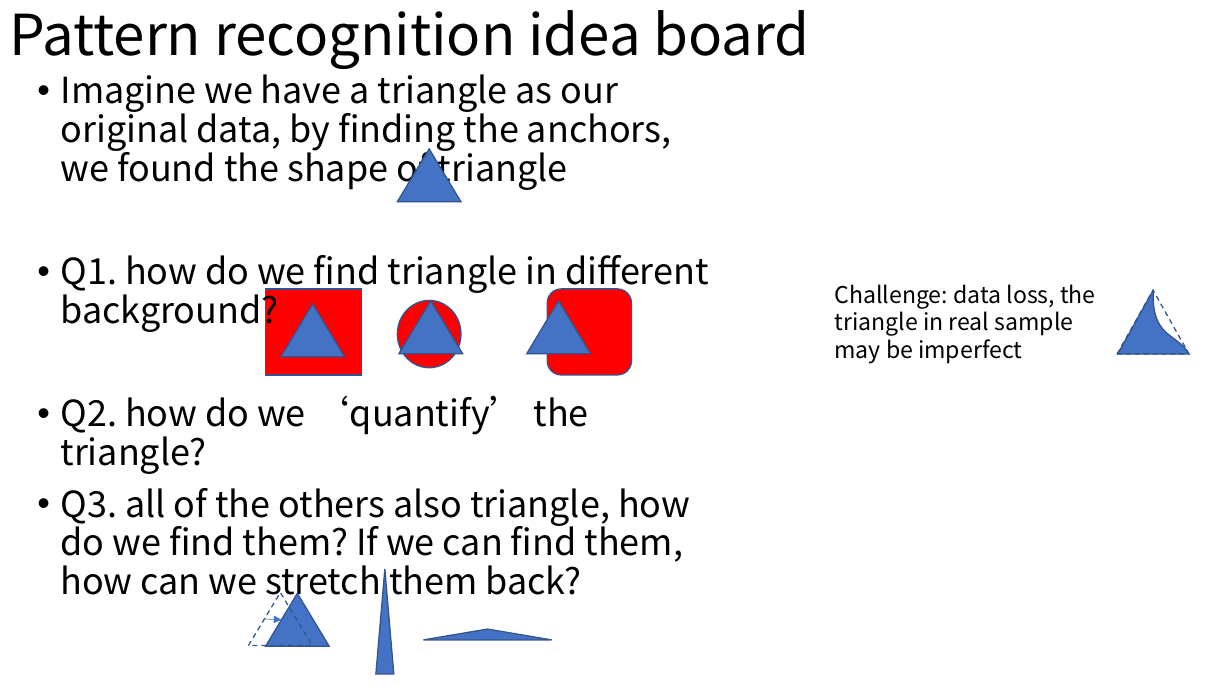
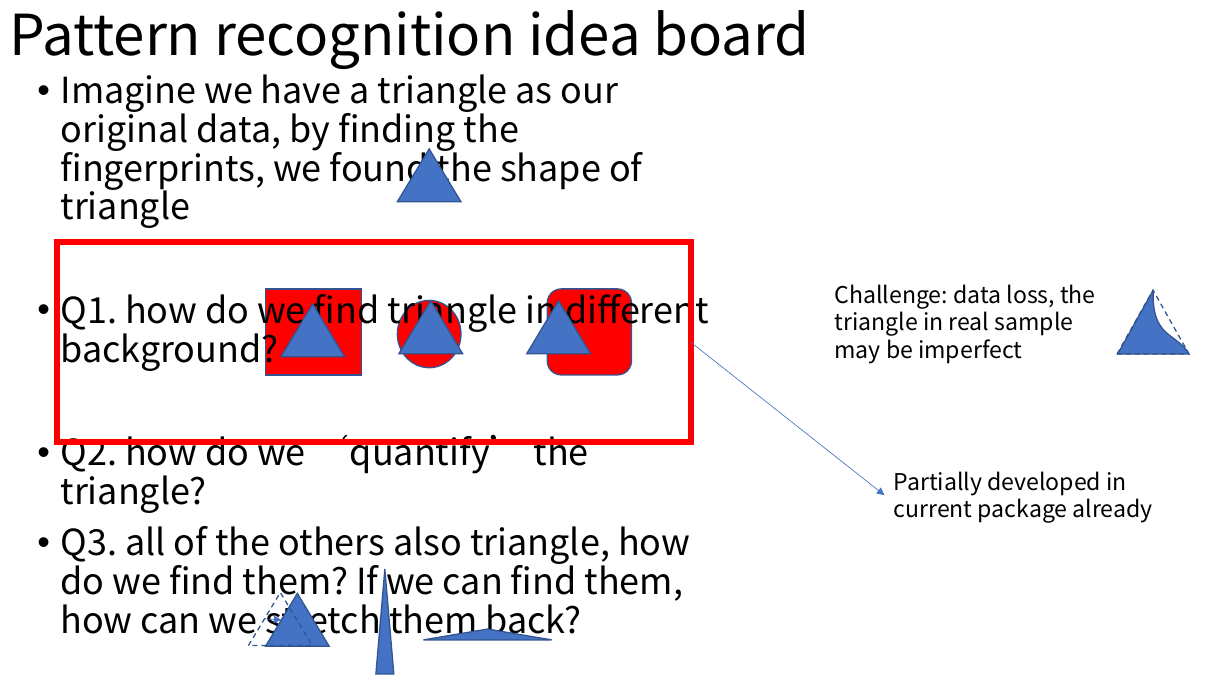
Before and after one commit to XiminHu/mass-suite, a slide deck: slide 9 of doc/20201102-projectmeeting.pptx (slide 8 before the commit). Drawn at 1232x693 pixels with LibreOffice and Linux fonts; fonts in the diff are those of the drawing. Boxes give left, top, right and bottom in pixels: in the first picture for what was removed or moved away, otherwise in the second. Text is boxed around its words. In the diff, an @@ line names an element or a change of style, - is before the commit and + after.

Commit message:
dummy data investigation

```diff
--- a/doc/20201102-projectmeeting.pptx
+++ b/doc/20201102-projectmeeting.pptx
@@ text at [61, 67, 642, 228]: text changed @@
-• Imagine we have a triangle as our original data, by finding the anchors, we found the shape of triangle
+• Imagine we have a triangle as our original data, by finding the fingerprints, we found the shape of triangle
@@ rectangle added at [57, 242, 690, 443], outline #FF0000 4.5 pt @@
@@ arrow added from (691, 342) to (884, 495), #4472C4 0.5 pt @@
@@ text added at [894, 471, 1153, 523], 18 pt, text #000000 @@
+Partially developed in current package already
```
Also in this commit, not shown: 11 other slides changed, 3 slides added, 1 other file.
